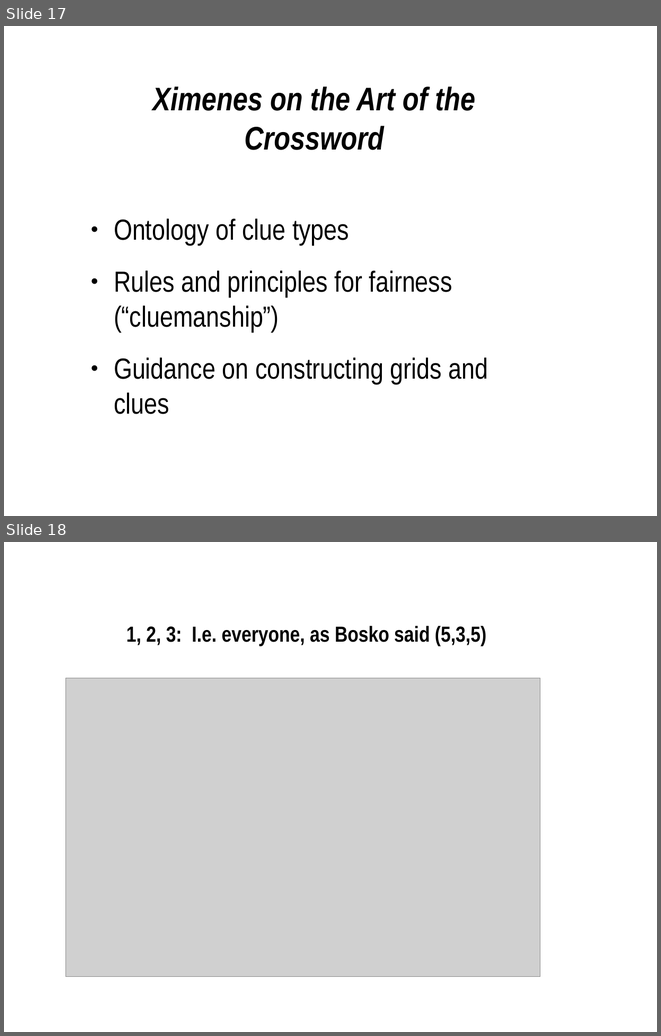
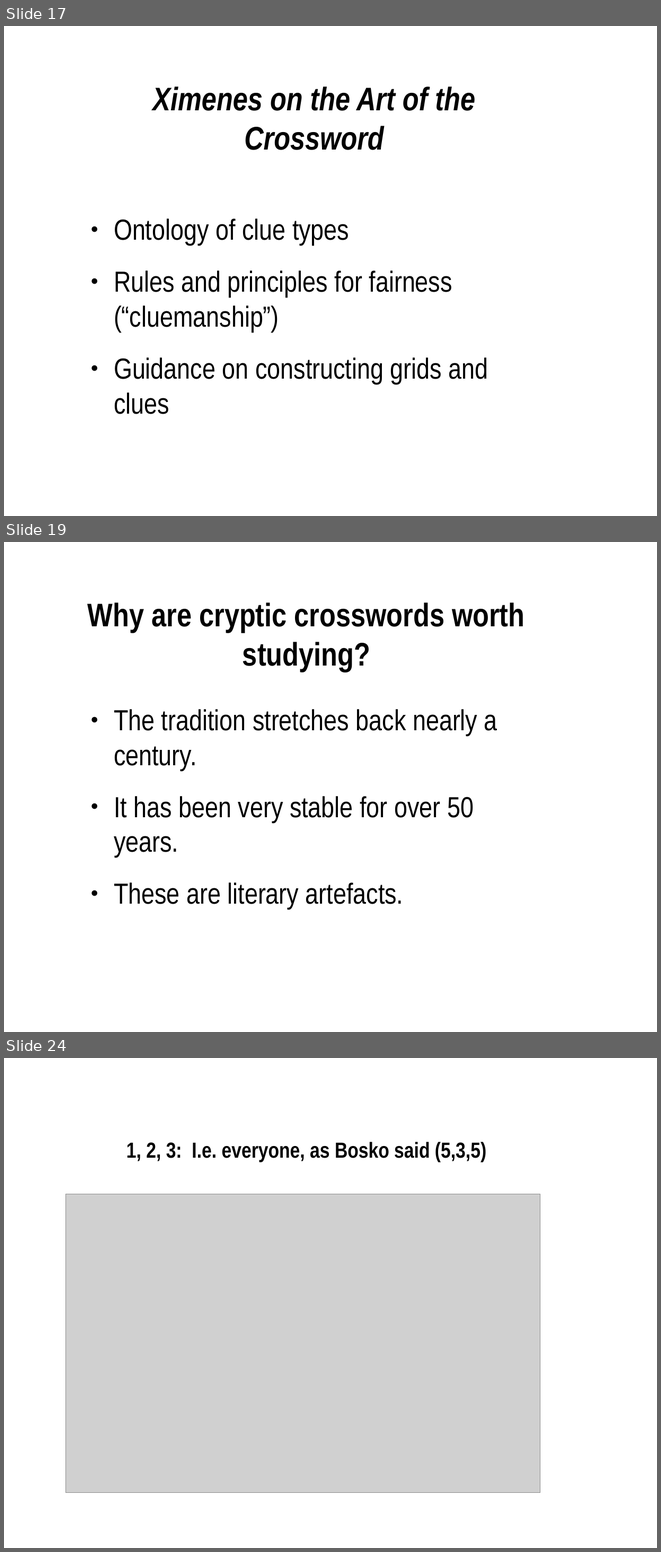
Before and after one commit to martindholmes/cryptic, a slide deck: presentations/tei2017.odp. Shown one above the other, each under a label of ours: slides 17 and 18 before the commit, slides 17, 19 and 24 after it; the slides between them are not shown. The pictures are 661x1036 and 661x1552 pixels, drawn with LibreOffice and Linux fonts; fonts in the diff are those of the drawing; grey boxes stand for pictures; background and template pictures are left out. Boxes give left, top, right and bottom in pixels: in the first picture for what was removed or moved away, otherwise in the second. Text is boxed around its words. In the diff, an @@ line names an element or a change of style, - is before the commit and + after.

Commit message:
More work on the presentation for TEI 2017.

```diff
--- a/presentations/tei2017.odp
+++ b/presentations/tei2017.odp
@@ slide 19 added at (x1=4, y1=542, x2=657, y2=1032), background picture (left out) @@
@@ title added at (x1=88, y1=602, x2=524, y2=672), 36 pt, text #000000, bold @@
+Why are cryptic crosswords worth studying?
@@ text added at (x1=114, y1=709, x2=497, y2=909), 32 pt, text #000000 @@
+● The tradition stretches back nearly a century.
+● It has been very stable for over 50 years.
+● These are literary artefacts.
@@ what was slide 18 is now slide 24 @@
```
Also in this commit, not shown: 1 slide changed, 5 other slides added.
